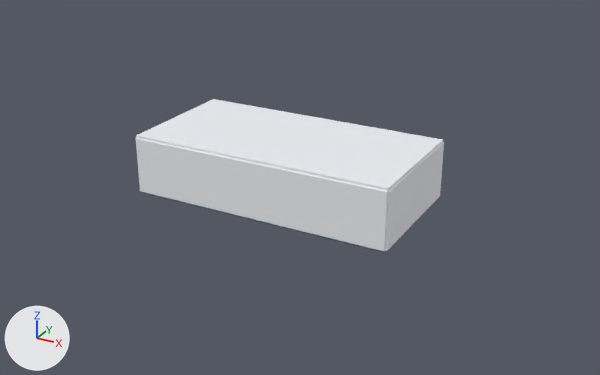
Renders of the glTF model public/assets/compartments/bridge.glb from each side of a commit.
Rendered twice from a 50 mm camera at (19.7, -34.7, 17.8) aimed at (0.8, -0.2, 0.6). Lighting does not change. The marker at lower left points along +X, +Y and +Z. The first picture is the older version. Where no turn or scale is listed for an object, it has been applied to the vertices. Vertices at exactly the same position are counted once.

The scene before the commit, as lines of its bpy script (objects in view):
```python
me_cube = bpy.data.meshes.new('Cube')
me_cube.from_pydata(...)  # a box spanning x -7.0..7.0, y -3.5..3.5, z -0.06..0.06
me_cube.materials.append(mat_deck)  # greyish blue #6f7c8b
me_cube_001 = bpy.data.meshes.new('Cube.001')
me_cube_001.from_pydata(...)  # 152 vertices, 276 faces; spans x -7.07..7.07, y -3.57..3.57, z -3.06..0.06
me_cube_001.materials.append(mat_bulkhead)  # white #eff1f6
ob_cm_bulkhead = bpy.data.objects.new('CM_BULKHEAD', me_cube_001)
ob_cm_bulkhead.location = (0.0, 0.0, 3.06)
ob_cm_deck = bpy.data.objects.new('CM_DECK', me_cube)
ob_cm_deck.location = (0.0, 0.0, -0.06)
```
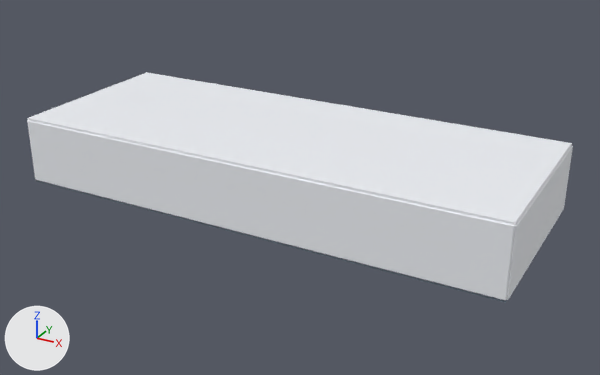
Edits to the scene script, one JSON object a line:
```json
{"block": "me_cube_001", "where": "# used by ob_cm_bulkhead; location = (0.0, 0.0, 3.06)"}
{"op": "remove", "block": "me_cube_001", "code": "me_cube_001.from_pydata(...)  # 152 vertices, 276 faces; spans x -7.07..7.07, y -3.57..3.57, z -3.06..0.06"}
{"op": "add", "block": "me_cube_001", "code": "me_cube_001.from_pydata(...)  # 152 vertices, 276 faces; spans x -13.07..13.07, y -5.07..5.07, z -3.46..0.06"}
{"block": "me_cube_001", "change": "me_cube_001 part 1: the loose piece of 24 vertices spanning x 6.93..7.07, y -3.5..3.5, z -3.06..-0.06 is scaled about its middle by (1, 1.43, 1.14), then moved by (6.0, 0.0, -0.2)"}
{"block": "me_cube_001", "change": "me_cube_001 part 2: 80 of 152 vertices moved; they spanned x -7.0..7.0, y -3.57..3.57, z -3.06..0.06 and now span x -13.0..13.0, y -5.07..5.07, z -3.46..0.06; mean shift (0.0, 0.45, -0.18); largest move (-6.97, -3.57, -3.03) -> (-12.97, -5.07, -3.43)"}
{"block": "me_cube_001", "change": "other edits to the shape of me_cube_001 do not show in these pictures"}
{"block": "me_cube", "where": "# used by ob_cm_deck; location = (0.0, 0.0, -0.06)"}
{"op": "remove", "block": "me_cube", "code": "me_cube.from_pydata(...)  # 8 vertices, 12 faces; spans x -7.0..7.0, y -3.5..3.5, z -0.06..0.06"}
{"op": "add", "block": "me_cube", "code": "me_cube.from_pydata(...)  # 8 vertices, 12 faces; spans x -13.0..13.0, y -5.0..5.0, z -0.06..0.06"}
{"block": "me_cube", "change": "me_cube part 3"}
{"op": "set", "path": "me_cube.vertices[0].co", "old": "(-7.0, -3.5, -0.06)", "new": "(-13.0, -5.0, -0.06)", "note": "pixel (140, 193) -> pixel (36, 181)"}
{"op": "set", "path": "me_cube.vertices[1].co", "old": "(-7.0, -3.5, 0.06)", "new": "(-13.0, -5.0, 0.06)", "note": "pixel (140, 191) -> pixel (35, 179)"}
{"op": "set", "path": "me_cube.vertices[2].co", "old": "(-7.0, 3.5, -0.06)", "new": "(-13.0, 5.0, -0.06)"}
{"op": "set", "path": "me_cube.vertices[3].co", "old": "(-7.0, 3.5, 0.06)", "new": "(-13.0, 5.0, 0.06)"}
{"op": "set", "path": "me_cube.vertices[4].co", "old": "(7.0, -3.5, -0.06)", "new": "(13.0, -5.0, -0.06)", "note": "pixel (385, 253) -> pixel (506, 302)"}
{"op": "set", "path": "me_cube.vertices[5].co", "old": "(7.0, -3.5, 0.06)", "new": "(13.0, -5.0, 0.06)", "note": "pixel (385, 251) -> pixel (506, 300)"}
{"op": "set", "path": "me_cube.vertices[6].co", "old": "(7.0, 3.5, -0.06)", "new": "(13.0, 5.0, -0.06)", "note": "pixel (438, 197) -> pixel (562, 210)"}
{"op": "set", "path": "me_cube.vertices[7].co", "old": "(7.0, 3.5, 0.06)", "new": "(13.0, 5.0, 0.06)", "note": "pixel (439, 195) -> not seen"}
{"op": "set", "path": "ob_cm_bulkhead.location", "old": "(0.0, 0.0, 3.06)", "new": "(0.0, 0.0, 3.46)"}
```

Boxes [x1, y1, x2, y2] around the edits, measured in the pictures (600 x 375 px; the box of a moved part takes in the faces that stretch with it):
```json
{"object": "CM_BULKHEAD", "change": "reshaped, moved", "before": [136, 99, 444, 252], "after": [27, 72, 573, 300], "on screen": "77% wider, 49% taller"}
{"object": "CM_DECK", "change": "reshaped", "before": [141, 192, 435, 254], "after": [36, 180, 507, 303]}
{"part": 1, "of": "me_cube_001", "change": "moved or reshaped", "before": [385, 142, 444, 251], "after": [506, 146, 573, 300]}
{"part": 2, "of": "me_cube_001", "change": "moved or reshaped", "before": [136, 99, 443, 252], "after": [27, 72, 572, 300]}
```
